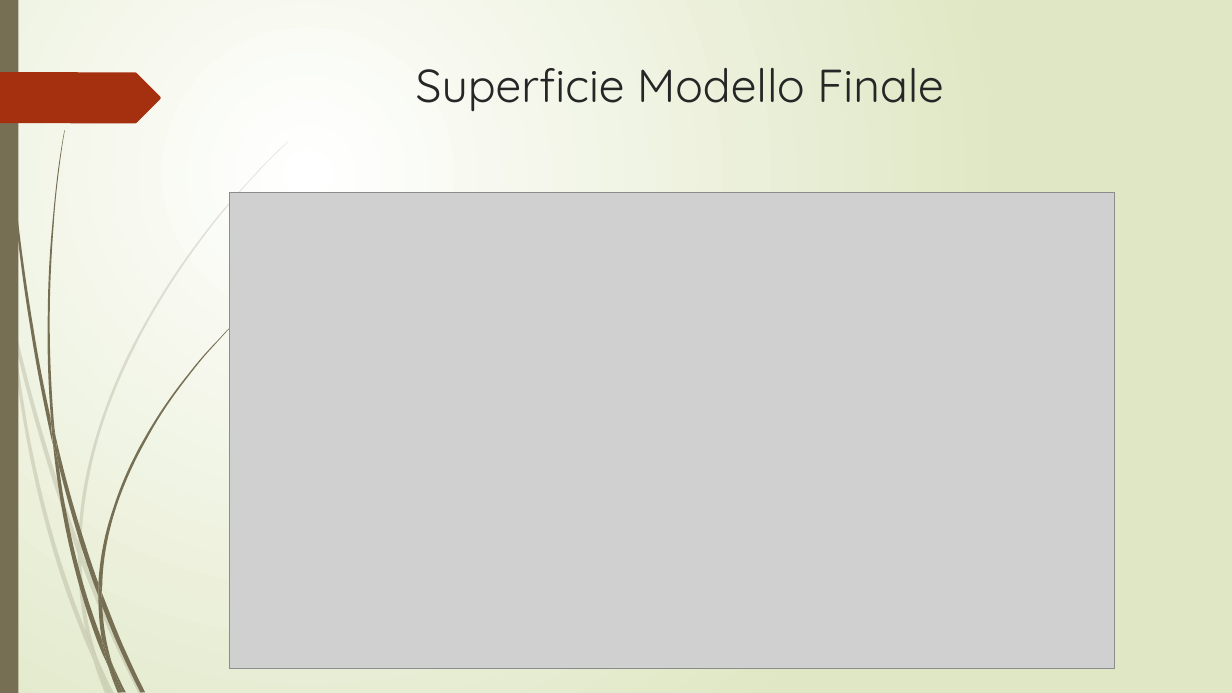
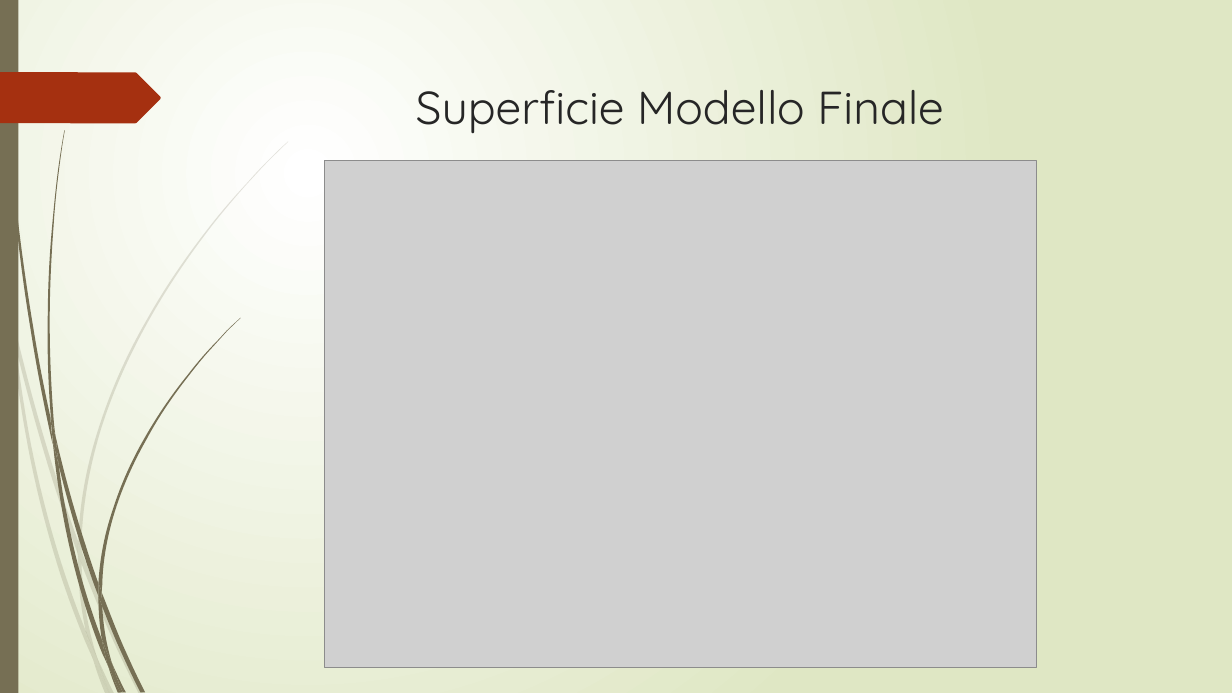
Before and after one commit to r1cky0/Italian-energy-consumption-prediction, a slide deck: slide 12 of presentazione_imad.pptx (slide 11 before the commit). Drawn at 1232x693 pixels with LibreOffice and Linux fonts; fonts in the diff are those of the drawing; grey boxes stand for pictures. Boxes give left, top, right and bottom in pixels: in the first picture for what was removed or moved away, otherwise in the second. Text is boxed around its words. In the diff, an @@ line names an element or a change of style, - is before the commit and + after.

```diff
--- a/presentazione_imad.pptx
+++ b/presentazione_imad.pptx
@@ title "Superficie Modello Finale": place and size @@
-title "Superficie Modello Finale" at (416,68,943,111)
+title "Superficie Modello Finale" at (416,90,943,133)
@@ picture: place and size @@
-picture at (229,192,1115,669)
+picture at (324,160,1037,667)
```
Also in this commit, not shown: 6 other slides changed, 1 slide added, 1 slide removed.
